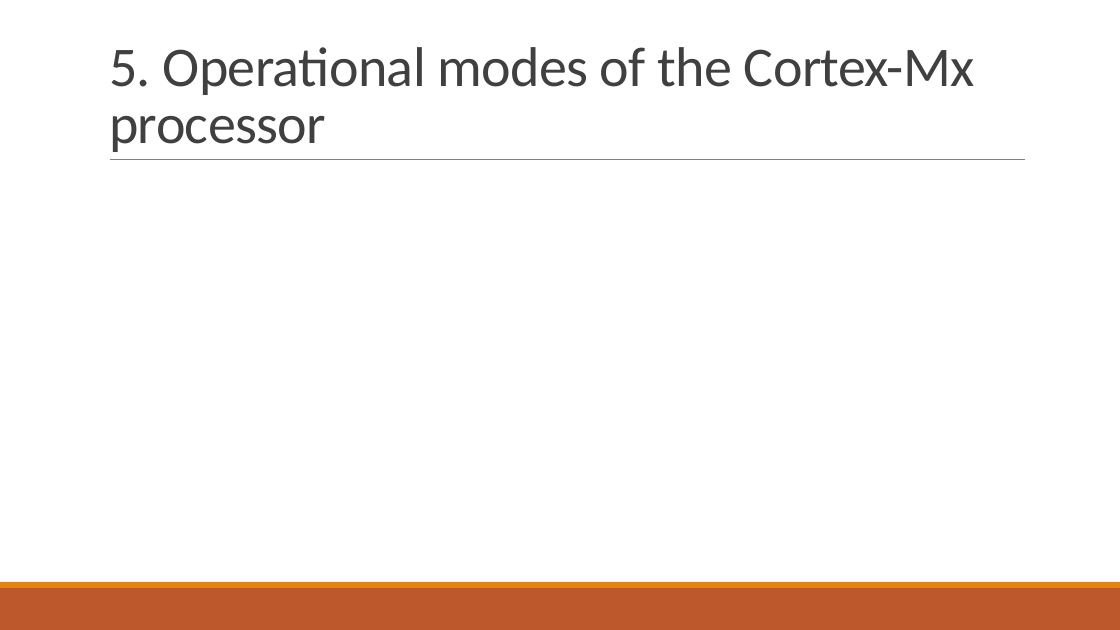
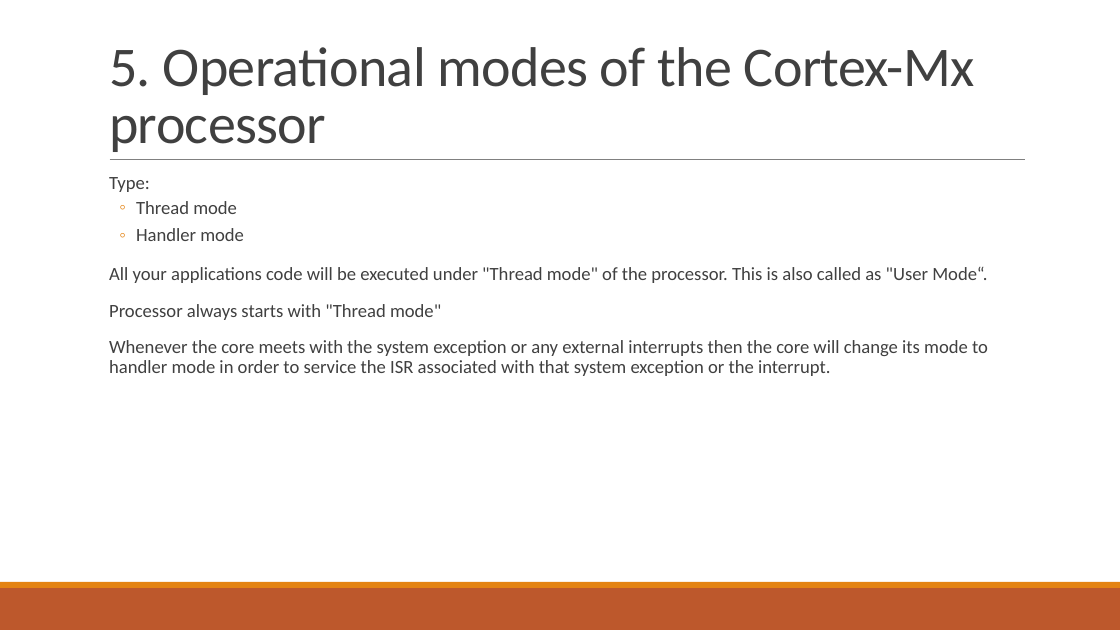
Before and after one commit to trungpowersystem/Musca-B1_bare_metal, a slide deck: slide 6 of Documents/Cortex M33.pptx. Drawn at 1120x630 pixels with LibreOffice and Linux fonts; fonts in the diff are those of the drawing. Boxes give left, top, right and bottom in pixels: in the first picture for what was removed or moved away, otherwise in the second. Text is boxed around its words. In the diff, an @@ line names an element or a change of style, - is before the commit and + after.

```diff
--- a/Documents/Cortex M33.pptx
+++ b/Documents/Cortex M33.pptx
@@ text added at (109,177,988,376), 16 pt, text #404040 @@
+  Type:
+  ◦ Thread mode
+  ◦ Handler mode
+  All your applications code will be executed under "Thread mode" of the processor. This is also called as "User Mode“.
+  Processor always starts with "Thread mode"
+  Whenever the core meets with the system exception or any external interrupts then the core will change its mode to handler mode in order to service the ISR associated with that system exception or the interrupt.
```
Also in this commit, not shown: 1 other slide changed, 4 slides added, 48 other files.
